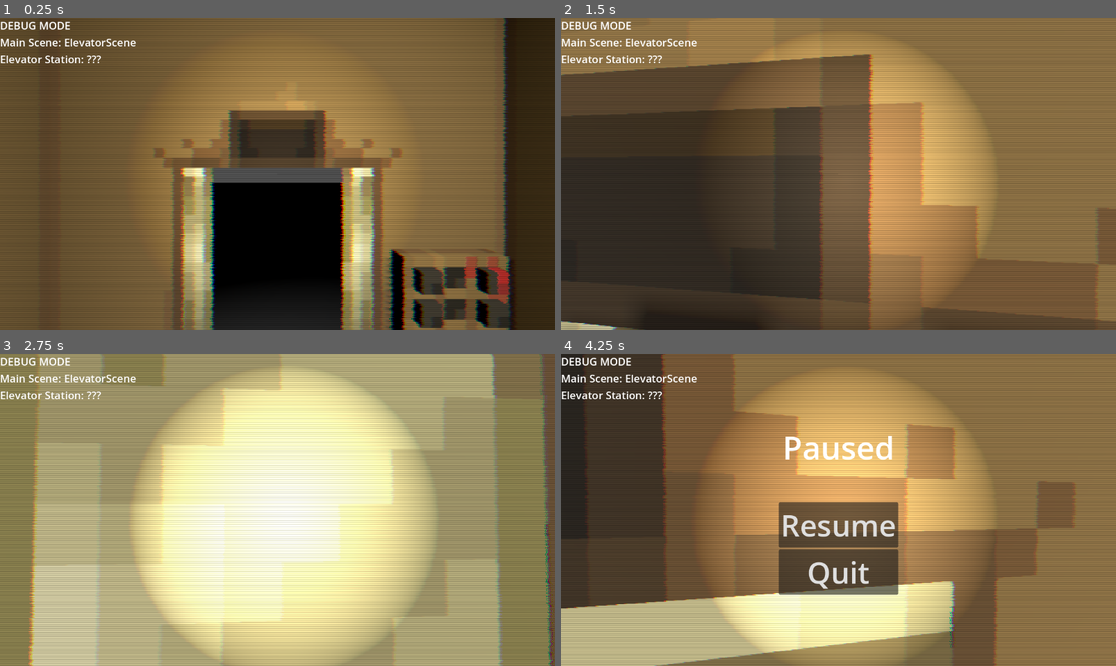
Above: before the commit, frames 1-4 (two rows, left to right).
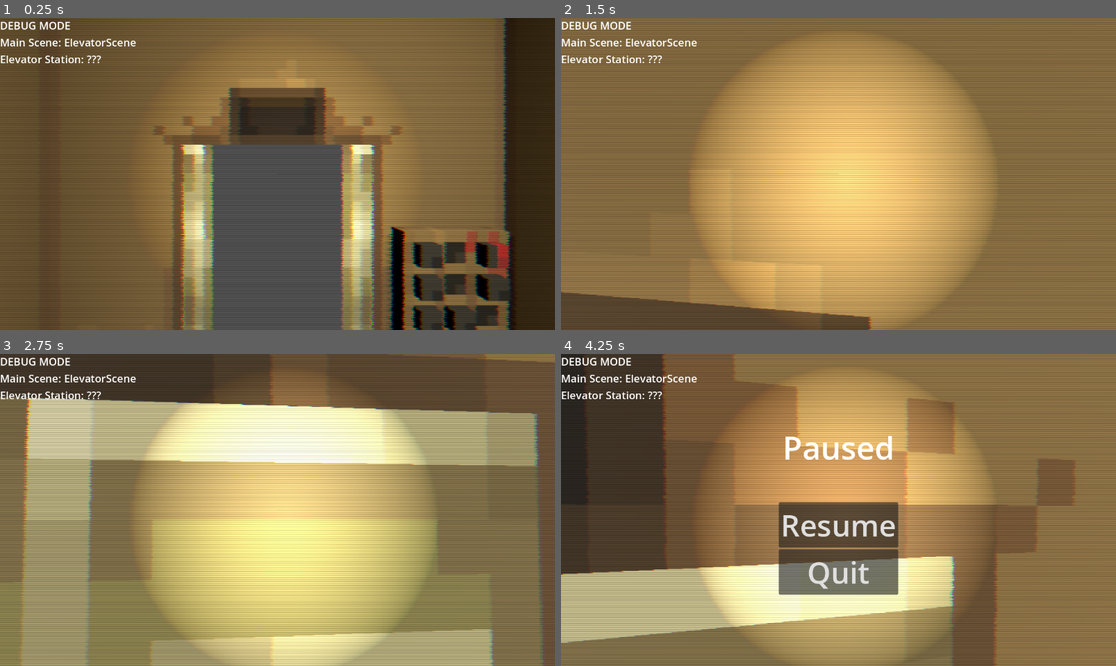
Above: after the commit, the same moments.

Repository: lapismyt/cassetes-of-choice
Game: Godot game, scene res://base/game_manager.tscn
Same seed, same stepped clock (60 frames per second), same inputs: the game is played once before the commit and once after it.
Inputs (mouse positions are in pixels of both pictures, inside the frame that each line leads up to):
- Up to frame 1 (0.25 s): no input
- Up to frame 2 (1.5 s): move the mouse to (866, 174) at 0.52 s; hold W (move_forward) from 0.53 s (still down); click (866, 174) at 0.6 s; tap Space (jump) at 0.77, 0.8, 1.07, 1.35 s; move the mouse to (810, 174) at 1.27 s
- Up to frame 3 (2.75 s): keep holding W (move_forward); tap Space (jump) at 1.52, 1.82, 2.3 s; click (249, 510) at 1.55 s; move the mouse to (288, 503) at 2.02 s; click (288, 503) at 2.1 s
- Up to frame 4 (4.25 s): keep holding W (move_forward); move the mouse to (832, 516) at 2.77 s; tap Shift (sneak) at 2.85 s; tap Space (jump) at 3.02, 3.32, 3.77, 3.8, 4.07 s; click (832, 516) at 3.05 s; move the mouse to (877, 513) at 3.52 s; click (877, 513) at 3.6 s; tap Escape (pause) at 4.15 s

The runs differ from the first frame. In frame 1, 24% of the frame differs, in the area x 27-93%, y 19-100%; in frame 2, 60%; in frame 3, 77%, in the area x 0-100%, y 0-100%; in frame 4, 20%.

Commit message:
Added temporary stop screen when cassete "finishes"

Diff:
--- a/base/debug_menu.gd
+++ b/base/debug_menu.gd
@@ -6,36 +6,36 @@
 
 # Called when the node enters the scene tree for the first time.
 func _ready() -> void:
-    main_container = find_child("MainContainer")
+	main_container = find_child("MainContainer")
 
-    SignalBus.add_debug_label.connect(add_debug_label)
-    SignalBus.update_debug_label.connect(update_debug_label)
-    SignalBus.remove_debug_label.connect(remove_debug_label)
+	SignalBus.add_debug_label.connect(add_debug_label)
+	SignalBus.update_debug_label.connect(update_debug_label)
+	SignalBus.remove_debug_label.connect(remove_debug_label)
 
 
 func add_debug_label(label: String, id: String) -> void:
-    var label_node: Label = Label.new()
-    label_node.label_settings = LabelSettings.new()
-    label_node.label_settings.font_size = 22
-    label_node.text = label
-    label_node.name = id
-    main_container.add_child(label_node)
-    print_debug(label_node)
+	var label_node: Label = Label.new()
+	label_node.label_settings = LabelSettings.new()
+	label_node.label_settings.font_size = 22
+	label_node.text = label
+	label_node.name = id
+	main_container.add_child(label_node)
+	print_debug(label_node)
 
 
 func update_debug_label(label: String, id: String) -> void:
-    var label_node: Label = main_container.find_child(id, false, false)
-    print_debug(id)
-    if label_node != null:
-        label_node.text = label
-    print_debug(label_node)
+	var label_node: Label = main_container.find_child(id, false, false)
+	print_debug(id)
+	if label_node != null:
+		label_node.text = label
+	print_debug(label_node)
 
 
 func remove_debug_label(id: String) -> void:
-    var label_node: Label = main_container.find_child(id, false, false)
-    label_node.queue_free()
+	var label_node: Label = main_container.find_child(id, false, false)
+	label_node.queue_free()
 
 
 # Called every frame. 'delta' is the elapsed time since the previous frame.
 func _process(delta: float) -> void:
-    pass
+	pass
--- /dev/null
+++ b/base/dummy_stop.tscn
@@ -0,0 +1,26 @@
+[gd_scene load_steps=2 format=3 uid="uid://djso6fiwudciq"]
+
+[sub_resource type="LabelSettings" id="LabelSettings_5dhf6"]
+font_size = 140
+
+[node name="DummyStop" type="Control"]
+layout_mode = 3
+anchors_preset = 15
+anchor_right = 1.0
+anchor_bottom = 1.0
+grow_horizontal = 2
+grow_vertical = 2
+
+[node name="CenterContainer" type="CenterContainer" parent="."]
+layout_mode = 1
+anchors_preset = 15
+anchor_right = 1.0
+anchor_bottom = 1.0
+grow_horizontal = 2
+grow_vertical = 2
+
+[node name="Label" type="Label" parent="CenterContainer"]
+layout_mode = 2
+text = "STOP"
+label_settings = SubResource("LabelSettings_5dhf6")
+horizontal_alignment = 1
--- a/base/player.tscn
+++ b/base/player.tscn
@@ -843,7 +843,7 @@
 
 [sub_resource type="CapsuleShape3D" id="CapsuleShape3D_iyo7h"]
 radius = 0.276383
-height = 1.73642
+height = 1.25
 
 [node name="Player" type="CharacterBody3D"]
 collision_layer = 2
@@ -852,6 +852,7 @@
 script = ExtResource("1_obxd5")
 
 [node name="blockbench_export" type="Node3D" parent="."]
+transform = Transform3D(0.75, 0, 0, 0, 0.75, 0, 0, 0, 0.75, 0, 0, 0)
 script = ExtResource("2_0d6eq")
 
 [node name="Node" type="Node3D" parent="blockbench_export"]
@@ -964,12 +965,12 @@
 script = ExtResource("2_obxd5")
 
 [node name="CollisionShape3D" type="CollisionShape3D" parent="."]
-transform = Transform3D(1, 0, 0, 0, 1, 0, 0, 0, 1, 0, 0.873075, 0)
+transform = Transform3D(1, 0, 0, 0, 1, 0, 0, 0, 1, 0, 0.629689, 0)
 shape = SubResource("CapsuleShape3D_iyo7h")
 debug_color = Color(0.921569, 0, 0.690196, 0.145098)
 
 [node name="fpCamera" type="Camera3D" parent="."]
-transform = Transform3D(1, 0, 0, 0, 1, 0, 0, 0, 1, 0, 1.5626, -0.106299)
+transform = Transform3D(1, 0, 0, 0, 1, 0, 0, 0, 1, 0, 1.25, -0.106)
 doppler_tracking = 2
 
 [node name="SpotLight3D" type="SpotLight3D" parent="fpCamera"]
--- /dev/null
+++ b/base/scripts/data_store_global.gd
@@ -0,0 +1,13 @@
+extends Node
+
+var player: Node3D
+
+
+# Called when the node enters the scene tree for the first time.
+func _ready() -> void:
+	pass  # Replace with function body.
+
+
+# Called every frame. 'delta' is the elapsed time since the previous frame.
+func _process(delta: float) -> void:
+	pass
--- /dev/null
+++ b/base/scripts/enums.gd
@@ -0,0 +1,13 @@
+extends Node
+
+const ElevatorStationEnum = {VOID_STATION = "void_station", MIRROR_STATION = "mirror_station"}
+
+
+# Called when the node enters the scene tree for the first time.
+func _ready() -> void:
+	pass  # Replace with function body.
+
+
+# Called every frame. 'delta' is the elapsed time since the previous frame.
+func _process(delta: float) -> void:
+	pass
--- a/base/scripts/game_manager.gd
+++ b/base/scripts/game_manager.gd
@@ -14,7 +14,11 @@
 @export var debug_menu_packed: PackedScene = ResourceManager.debug_menu_scene
 var debug_menu_instance: DebugMenu
 
+@export var dummy_stop_packed: PackedScene = ResourceManager.dummy_stop_scene
+var dummy_stop_instance: Node
+
 @export var pause_cooldown_time: float = 0.1
+var dummy_stopped: bool = false
 var pause_cooldown: bool = false
 var is_paused: bool = false
 
@@ -52,6 +56,13 @@
 	if debug_menu_instance != null:
 		debug_menu_instance.queue_free()
 		debug_menu_instance = null
+
+
+func enable_dummy_stop() -> void:
+	if dummy_stop_instance == null:
+		dummy_stop_instance = dummy_stop_packed.instantiate()
+		add_child(dummy_stop_instance)
+		get_tree().paused = true
 
 
 func set_main_scene(path: String):
--- a/base/scripts/player.gd
+++ b/base/scripts/player.gd
@@ -1,18 +1,18 @@
 class_name PlayerBody
 extends CharacterBody3D
 
-@export var speed = 5.0
-@export var jump_force = 4.5
-@export var mouse_sensitivity = 0.002
-@export var crouch_speed = 2.5  # Скорость при приседании
-@export var standing_height = 1.8  # Нормальная высота
-@export var crouching_height = 0.9  # Высота при приседании
+@export var speed: float = 5.0
+@export var jump_force: float = 4.5
+@export var mouse_sensitivity: float = 0.002
+@export var crouch_speed: float = 2.5  # Скорость при приседании
+@export var standing_height: float = 1.25  # Нормальная высота
+@export var crouching_height: float = 0.85  # Высота при приседании
 
-@export var firstPerson = true
+@export var firstPerson: bool = true
 
-var gravity = 9.8
-var is_crouching = false
-var normal_speed = speed
+var gravity: float = 9.8
+var is_crouching: bool = false
+var normal_speed: float = speed
 
 @export var fp_camera: Camera3D
 @export var collision: CollisionShape3D
--- a/base/scripts/resource_manager.gd
+++ b/base/scripts/resource_manager.gd
@@ -21,6 +21,7 @@
 )
 @export var pause_menu_scene: PackedScene = preload("res://base/pause_menu.tscn")
 @export var debug_menu_scene: PackedScene = preload("res://base/debug_menu.tscn")
+@export var dummy_stop_scene: PackedScene = preload("res://base/dummy_stop.tscn")
 
 # materials
 @export var outline_material: ShaderMaterial = preload("res://outline.tres")
--- a/levels/cassete_elevator/scene_elevator/elevator.tscn
+++ b/levels/cassete_elevator/scene_elevator/elevator.tscn
@@ -6,8 +6,10 @@
 [ext_resource type="PackedScene" uid="uid://bdfdphueco6mt" path="res://levels/cassete_elevator/scene_elevator/elevator_model.tscn" id="4_pfpvq"]
 
 [sub_resource type="BoxMesh" id="BoxMesh_iyo7h"]
+size = Vector3(0.03, 0.1, 0.03)
 
-[sub_resource type="HeightMapShape3D" id="HeightMapShape3D_iyo7h"]
+[sub_resource type="BoxShape3D" id="BoxShape3D_jog2q"]
+size = Vector3(0.030957, 0.00214844, 0.0306335)
 
 [sub_resource type="NavigationMesh" id="NavigationMesh_5s0of"]
 region_merge_size = 31.05
@@ -52,13 +54,13 @@
 transform = Transform3D(1, 0, 0, 0, 1, 0, 0, 0, 1, 0, -0.8, 0)
 collision_mask = 2
 
-[node name="MeshInstance3D" type="MeshInstance3D" parent="floor"]
-transform = Transform3D(100, 0, 0, 0, 1, 0, 0, 0, 100, -0.137695, 0.274658, 0.730469)
+[node name="MeshInstance3D2" type="MeshInstance3D" parent="floor"]
+transform = Transform3D(100, 0, 0, 0, 1, 0, 0, 0, 100, 0.00894859, 0.774658, 0.00834229)
 mesh = SubResource("BoxMesh_iyo7h")
 
-[node name="CollisionShape3D" type="CollisionShape3D" parent="floor"]
-transform = Transform3D(100, 0, 0, 0, 100, 0, 0, 0, 100, 0, 0, 0)
-shape = SubResource("HeightMapShape3D_iyo7h")
+[node name="CollisionShape3D2" type="CollisionShape3D" parent="floor"]
+transform = Transform3D(100, 0, 0, 0, 100, 0, 0, 0, 100, 0.0351596, 0.692581, 0.018002)
+shape = SubResource("BoxShape3D_jog2q")
 debug_color = Color(0, 0.6, 0.701961, 0.14902)
 
 [node name="NavigationRegion3D" type="NavigationRegion3D" parent="."]
--- a/levels/cassete_elevator/scene_elevator/elevator_buttons/button_0.gd
+++ b/levels/cassete_elevator/scene_elevator/elevator_buttons/button_0.gd
@@ -3,7 +3,20 @@
 
 func elevator_button_interaction() -> void:
 	if not check_transition():
+		print("Elevator in transition")
 		return
-	SignalBus.change_elevator_station_sig.emit(
-		preload("res://levels/cassete_elevator/void_station/void_station.tscn")
+
+	var elevator_scene: Node = find_parent("ElevatorScene")
+	if elevator_scene == null:
+		print("Elevator scene not found")
+		return
+
+	var void_station: PackedScene = preload(
+		"res://levels/cassete_elevator/void_station/void_station.tscn"
 	)
+
+	if elevator_scene.current_station == void_station:
+		print("Void station already selected")
+		return
+
+	SignalBus.change_elevator_station_sig.emit(void_station)
--- a/levels/cassete_elevator/scene_elevator/elevator_scene_manager.gd
+++ b/levels/cassete_elevator/scene_elevator/elevator_scene_manager.gd
@@ -1,3 +1,4 @@
+class_name ElevatorSceneManager
 extends Node3D
 
 var current_station: PackedScene
@@ -14,6 +15,9 @@
 
 	SignalBus.change_elevator_station_sig.connect(change_station)
 	SignalBus.add_debug_label.emit("Elevator Station: ???", "elevator_station")
+
+	DataStoreGlobal.player = find_child("Player")
+	print_debug("stored player")
 
 
 func _exit_tree() -> void:
--- /dev/null
+++ b/levels/cassete_elevator/void_station/void_station.gd
@@ -0,0 +1,23 @@
+extends Node3D
+
+var height_limit: float = -4.0
+
+
+# Called when the node enters the scene tree for the first time.
+func _ready() -> void:
+	if DataStoreGlobal.player == null:
+		push_error("Player not found")
+
+
+func _physics_process(delta: float) -> void:
+	if DataStoreGlobal.player.transform.origin.y < height_limit:
+		print_debug("Player is below height limit")
+		var game_manager: Node = get_tree().root.find_child("GameManager", false, false)
+		if game_manager == null:
+			push_error("Game manager not found")
+		game_manager.enable_dummy_stop()
+
+
+# Called every frame. 'delta' is the elapsed time since the previous frame.
+func _process(delta: float) -> void:
+	pass
--- a/levels/cassete_elevator/void_station/void_station.tscn
+++ b/levels/cassete_elevator/void_station/void_station.tscn
@@ -1,4 +1,6 @@
-[gd_scene load_steps=3 format=3 uid="uid://ce6kfak8lw1j5"]
+[gd_scene load_steps=4 format=3 uid="uid://ce6kfak8lw1j5"]
+
+[ext_resource type="Script" uid="uid://be4sglxj4rgk0" path="res://levels/cassete_elevator/void_station/void_station.gd" id="1_dmuxd"]
 
 [sub_resource type="StandardMaterial3D" id="StandardMaterial3D_sqp2w"]
 albedo_color = Color(0, 0, 0, 1)
@@ -10,6 +12,7 @@
 size = Vector3(10, 10, 10)
 
 [node name="VoidStation" type="Node3D"]
+script = ExtResource("1_dmuxd")
 
 [node name="MeshInstance3D" type="MeshInstance3D" parent="."]
 mesh = SubResource("BoxMesh_dmuxd")
@@ -21,3 +24,6 @@
 transform = Transform3D(1, 0, 0, 0, 1, 0, 0, 0, 1, 0, 2, -3.8)
 text = "VOID"
 font_size = 272
+
+[node name="Node3D" type="Node3D" parent="."]
+transform = Transform3D(1, 0, 0, 0, 1, 0, 0, 0, 1, 0, -4, 0)
--- a/project.godot
+++ b/project.godot
@@ -21,6 +21,8 @@
 ResourceManager="*res://base/scripts/resource_manager.gd"
 GlobalInteractionManager="*res://base/scripts/global_interaction_manager.gd"
 DataStoreElevator="*res://levels/cassete_elevator/scene_elevator/data_store_elevator.gd"
+Enums="*res://base/scripts/enums.gd"
+DataStoreGlobal="*res://base/scripts/data_store_global.gd"
 
 [dotnet]
 
Not shown, added: base/scripts/data_store_global.gd.uid
Not shown, added: base/scripts/enums.gd.uid
Not shown, added: levels/cassete_elevator/void_station/void_station.gd.uid
